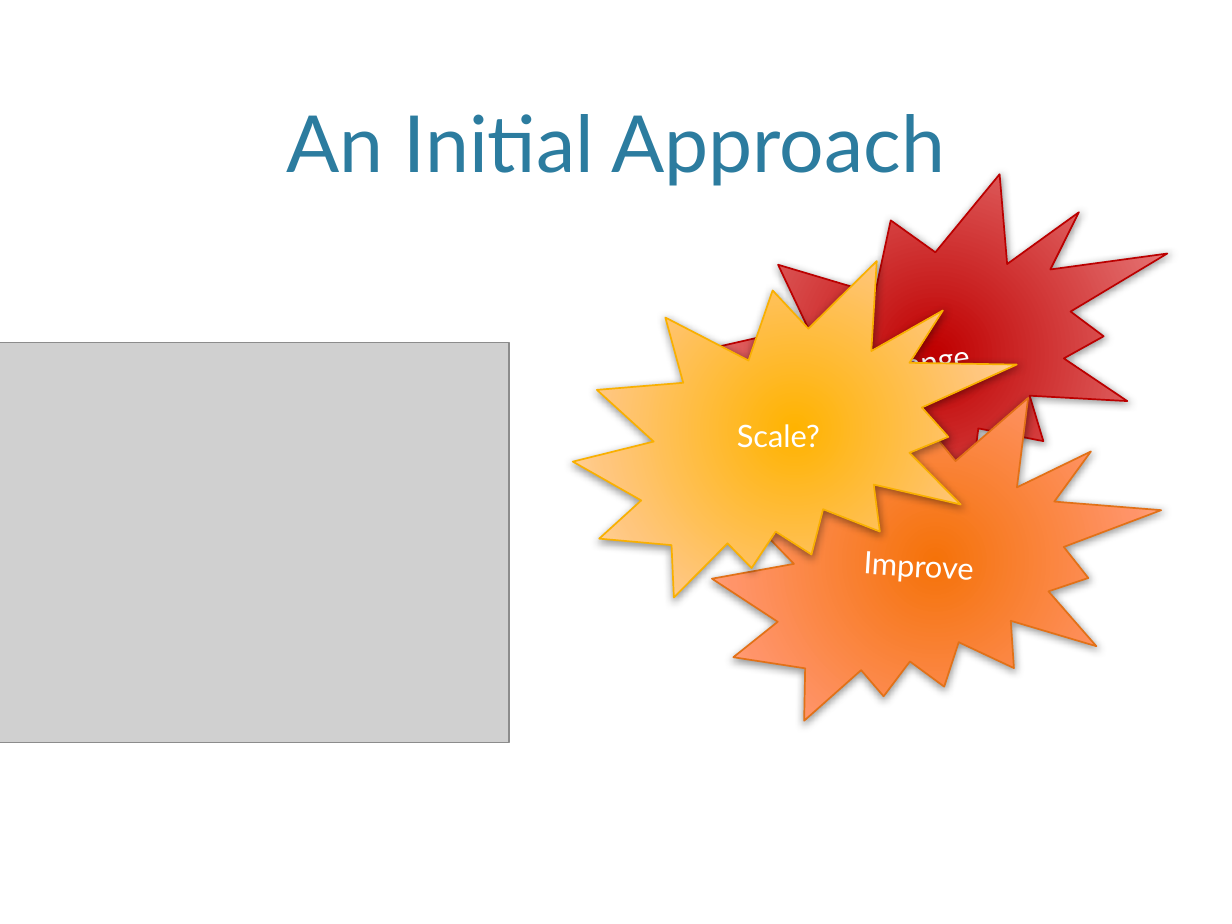
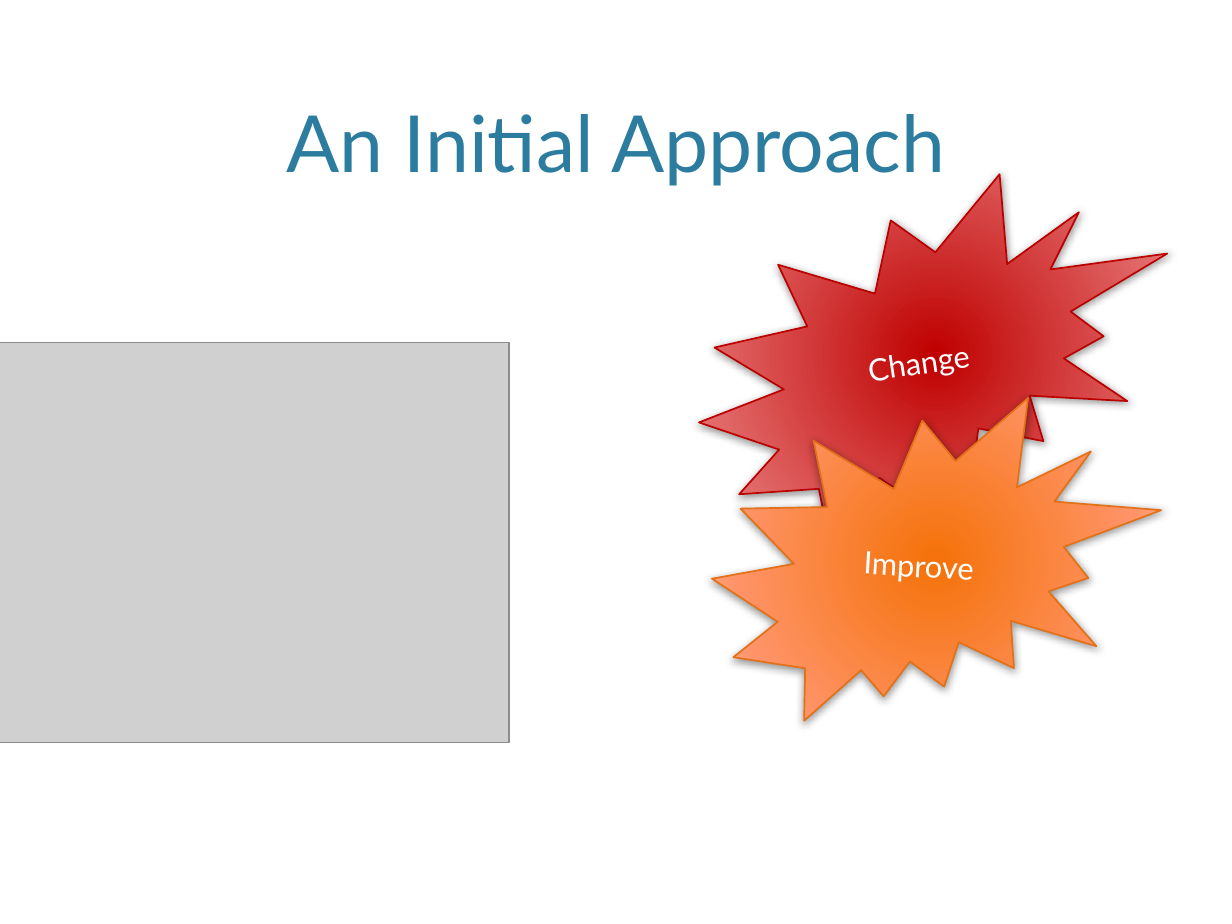
Before and after one commit to MiyamotoAkira/FeaturesVsLayers, a slide deck: slide 7 of FeaturesVsLayers.pptx. Drawn at 1232x924 pixels with LibreOffice and Linux fonts; fonts in the diff are those of the drawing; grey boxes stand for pictures; background and template pictures are left out. Boxes give left, top, right and bottom in pixels: in the first picture for what was removed or moved away, otherwise in the second. Text is boxed around its words. In the diff, an @@ line names an element or a change of style, - is before the commit and + after.

```diff
--- a/FeaturesVsLayers.pptx
+++ b/FeaturesVsLayers.pptx
@@ irregular seal removed at <box>573,261,1016,598</box> @@
-Scale?
```
Also in this commit, not shown: 4 other slides changed, 2 slides added, 3 slides removed.
